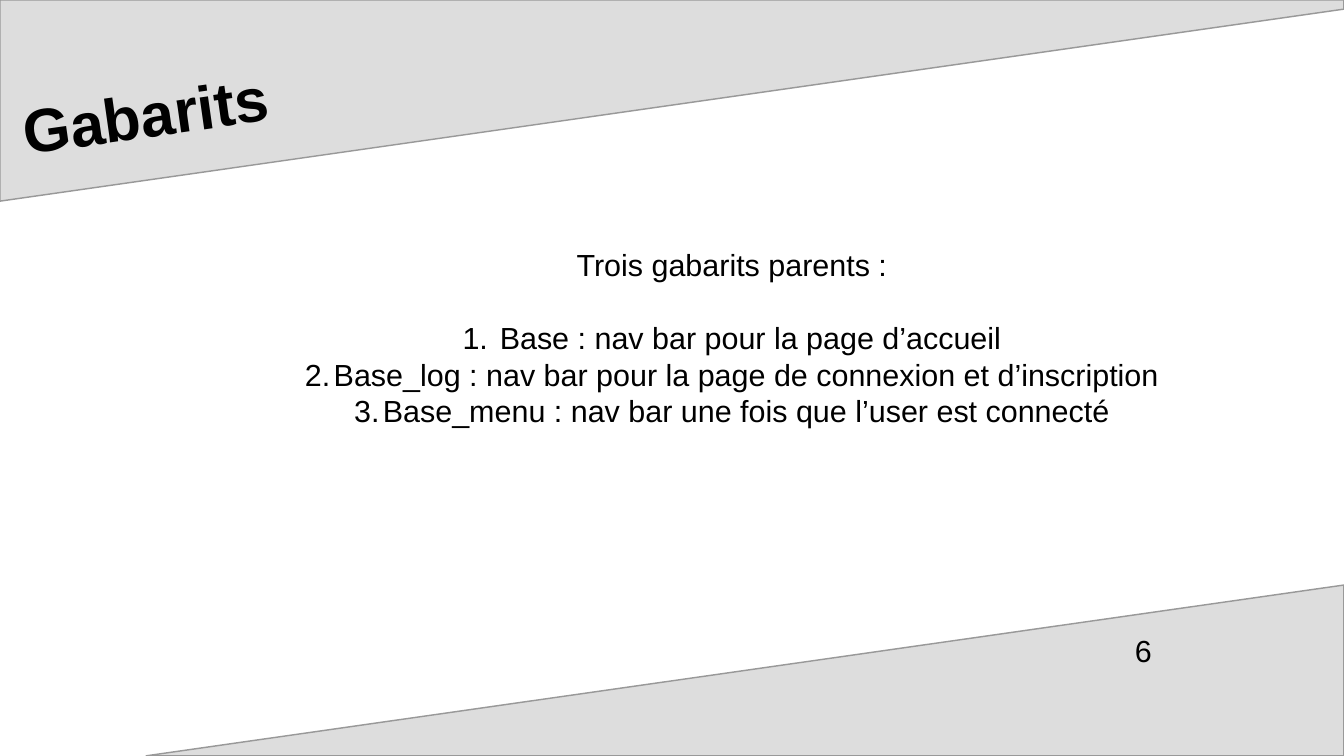
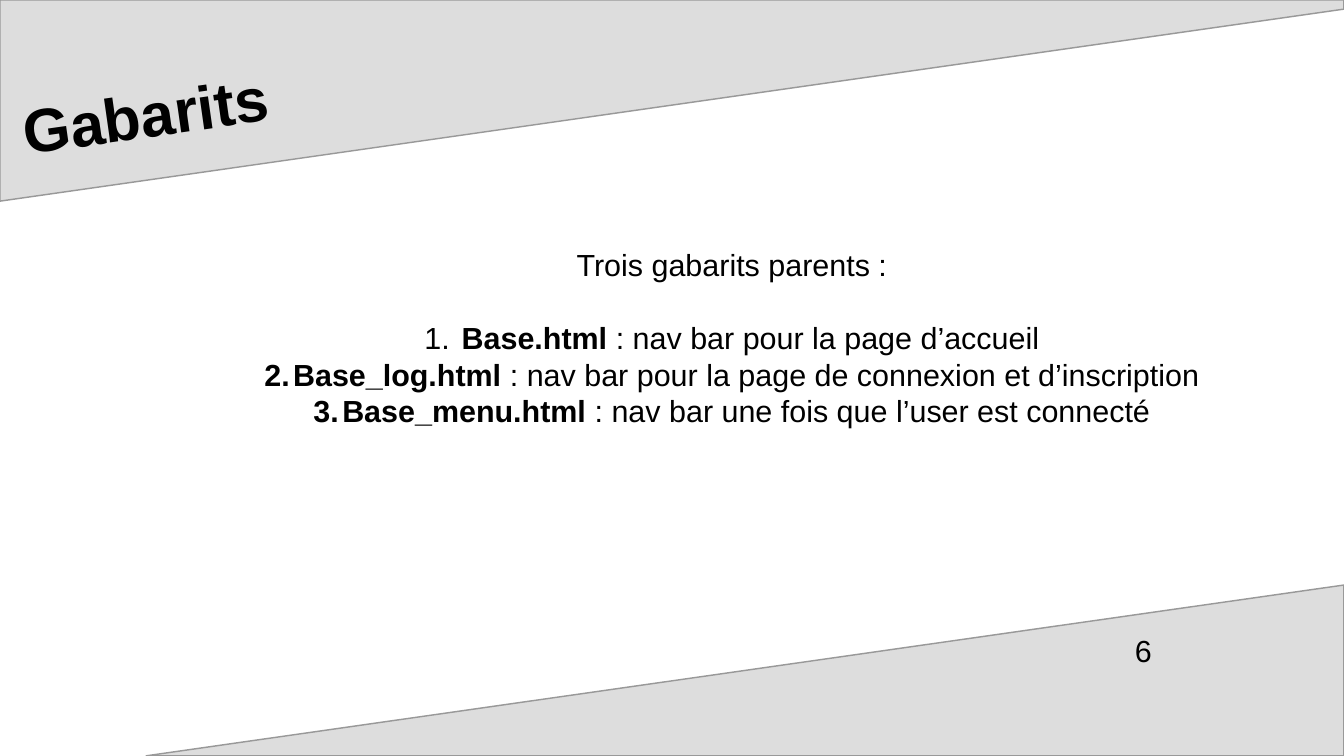
Before and after one commit to mcourte/OC_Projet9, a slide deck: slide 6 of ppt_soutenance.odp. Drawn at 1344x756 pixels with LibreOffice and Linux fonts; fonts in the diff are those of the drawing; background and template pictures are left out. Boxes give left, top, right and bottom in pixels: in the first picture for what was removed or moved away, otherwise in the second. Text is boxed around its words. In the diff, an @@ line names an element or a change of style, - is before the commit and + after.

```diff
--- a/ppt_soutenance.odp
+++ b/ppt_soutenance.odp
@@ text at [293, 327, 1199, 428]: text changed @@
-1. Base : nav bar pour la page d’accueil
-2. Base_log : nav bar pour la page de connexion et d’inscription
-3. Base_menu : nav bar une fois que l’user est connecté
+1. Base.html : nav bar pour la page d’accueil
+2. Base_log.html : nav bar pour la page de connexion et d’inscription
+3. Base_menu.html : nav bar une fois que l’user est connecté
```
Also in this commit, not shown: 6 other slides changed, 1 slide added.
